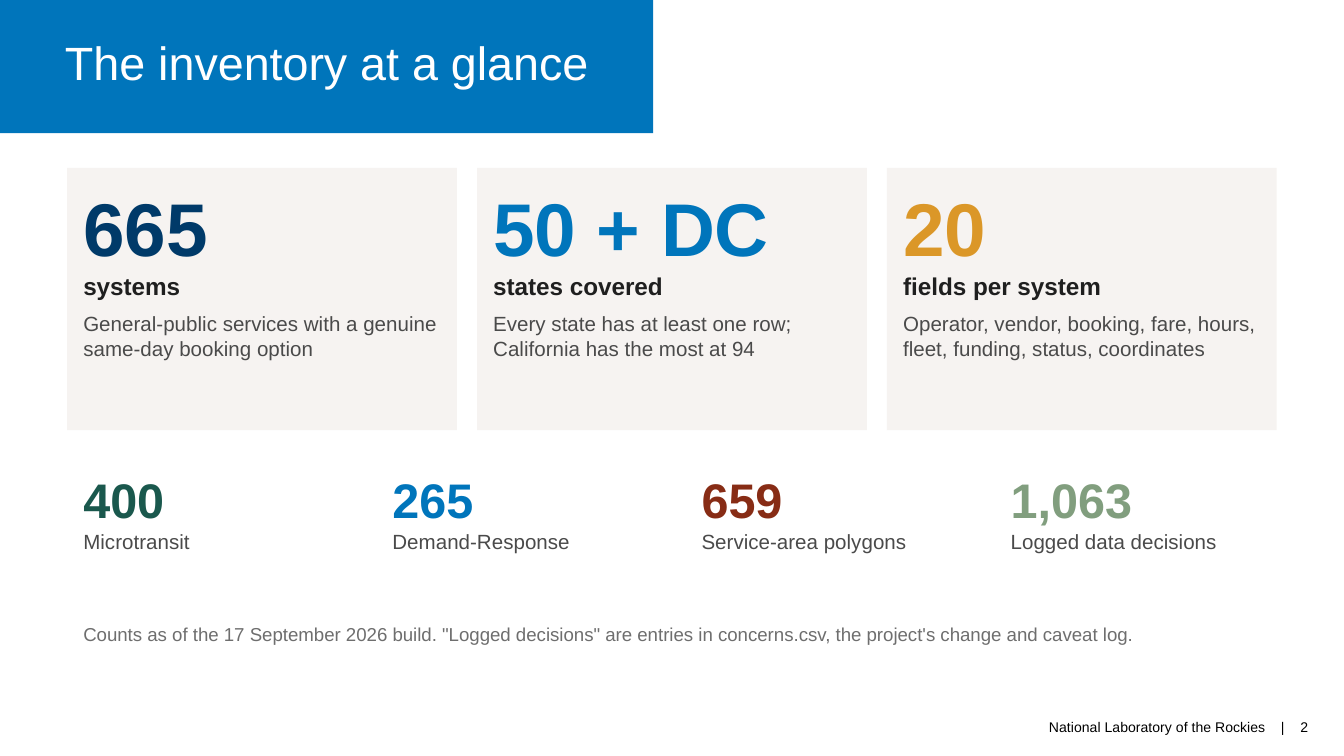
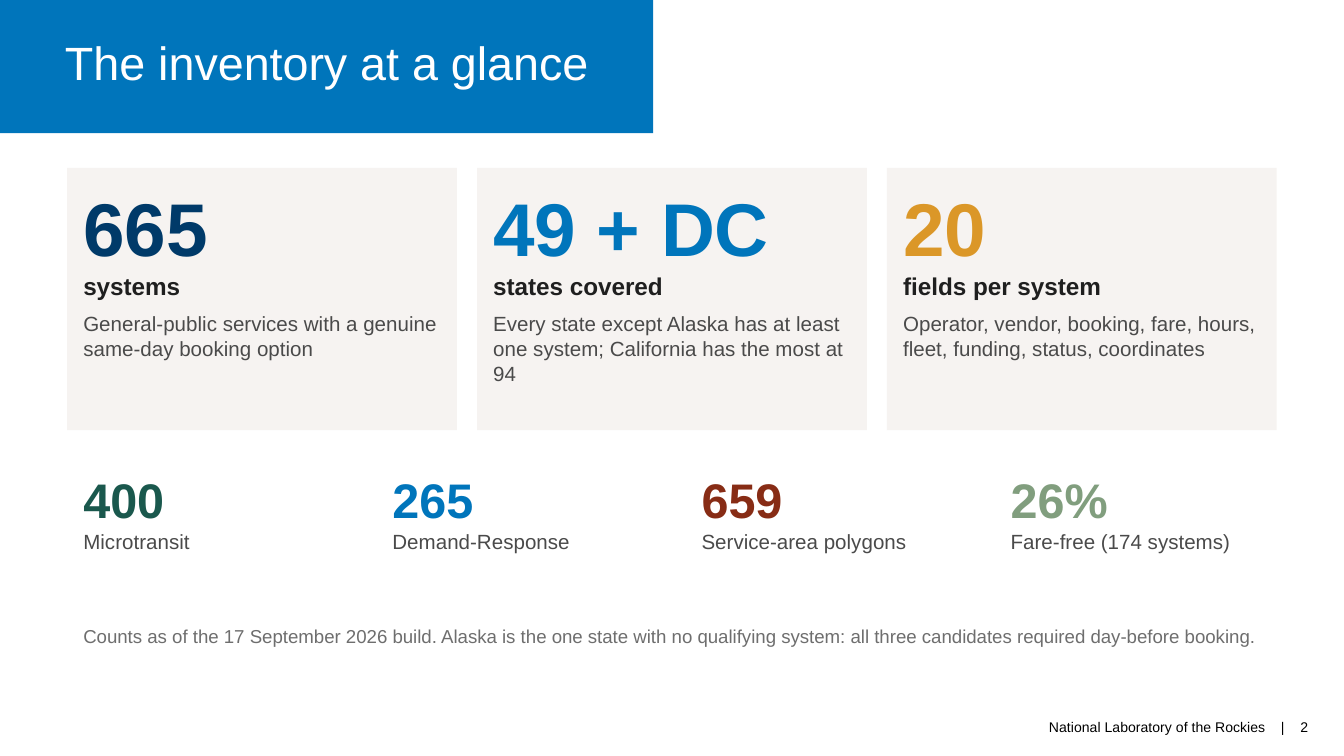
Before and after one commit to jfish79/odt-dashboard, a slide deck: slide 2 of docs/ODT-Database-Project-Summary.pptx. Drawn at 1344x756 pixels with LibreOffice and Linux fonts; fonts in the diff are those of the drawing. Boxes give left, top, right and bottom in pixels: in the first picture for what was removed or moved away, otherwise in the second. Text is boxed around its words. In the diff, an @@ line names an element or a change of style, - is before the commit and + after.

```diff
--- a/docs/ODT-Database-Project-Summary.pptx
+++ b/docs/ODT-Database-Project-Summary.pptx
@@ text in rectangle at <box>493,204,769,257</box>: text changed @@
-50 + DC
+49 + DC
@@ text in rectangle at <box>493,316,843,381</box>: text changed @@
-Every state has at least one row; California has the most at 94
+Every state except Alaska has at least one system; California has the most at 94
@@ text at <box>1011,484,1230,553</box>: text changed @@
-1,063
-Logged data decisions
+26%
+Fare-free (174 systems)
@@ text at <box>83,629,1255,647</box>: text changed @@
-Counts as of the 17 September 2026 build. "Logged decisions" are entries in concerns.csv, the project's change and caveat log.
+Counts as of the 17 September 2026 build. Alaska is the one state with no qualifying system: all three candidates required day-before booking.
```
Also in this commit, not shown: 3 other slides changed, 1 other file.
